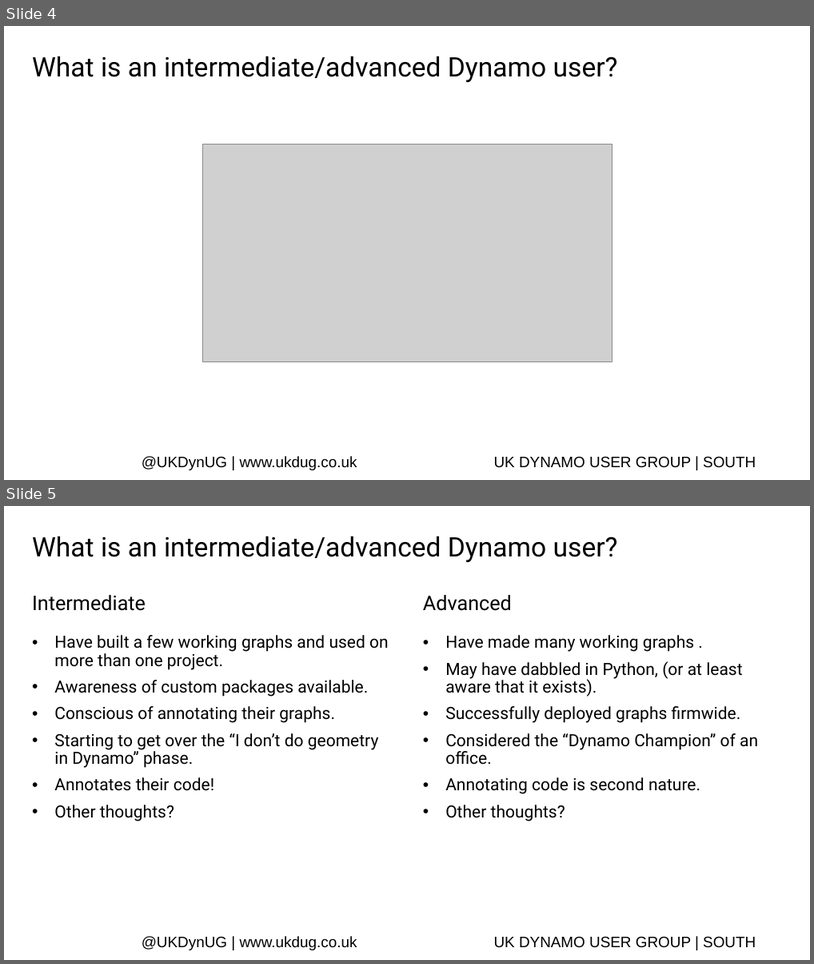
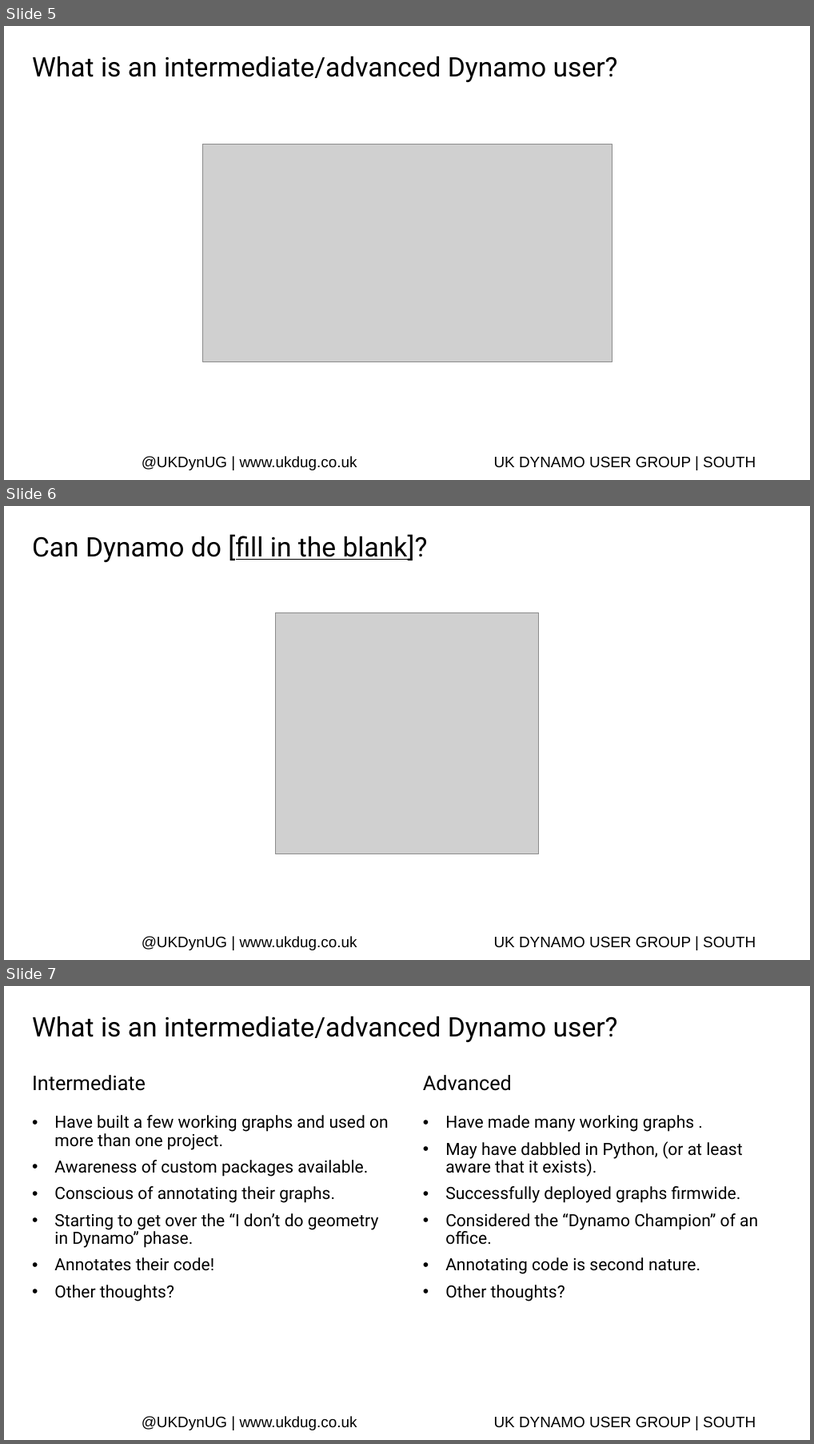
Before and after one commit to johnpierson/AU-Dynamo-Workshops, a slide deck: AU2018-London-Intermediate-Dynamo-Workshop/UKDUG-IntermediateDynamoWorkshop.pptx. Shown one above the other, each under a label of ours: slides 4 and 5 before the commit, slides 5, 6 and 7 after it. The pictures are 814x964 and 814x1444 pixels, drawn with LibreOffice and Linux fonts; fonts in the diff are those of the drawing; grey boxes stand for pictures; background and template pictures are left out. Boxes give left, top, right and bottom in pixels: in the first picture for what was removed or moved away, otherwise in the second. Text is boxed around its words. In the diff, an @@ line names an element or a change of style, - is before the commit and + after.

```diff
--- a/AU2018-London-Intermediate-Dynamo-Workshop/UKDUG-IntermediateDynamoWorkshop.pptx
+++ b/AU2018-London-Intermediate-Dynamo-Workshop/UKDUG-IntermediateDynamoWorkshop.pptx
@@ slide 6 added at box(4, 506, 810, 960), background #FFFFFF; not listed: 2 template elements that a slide beside it also shows @@
@@ title added at box(32, 534, 428, 562), 32 pt, text #000000 @@
+Can Dynamo do [fill in the blank]?
@@ picture added at box(276, 612, 539, 853) @@
@@ what was slide 4 is now slide 5 @@
@@ what was slide 5 is now slide 7 @@
```
Also in this commit, not shown: 1 other slide added, 1 slide removed, 24 other files.
